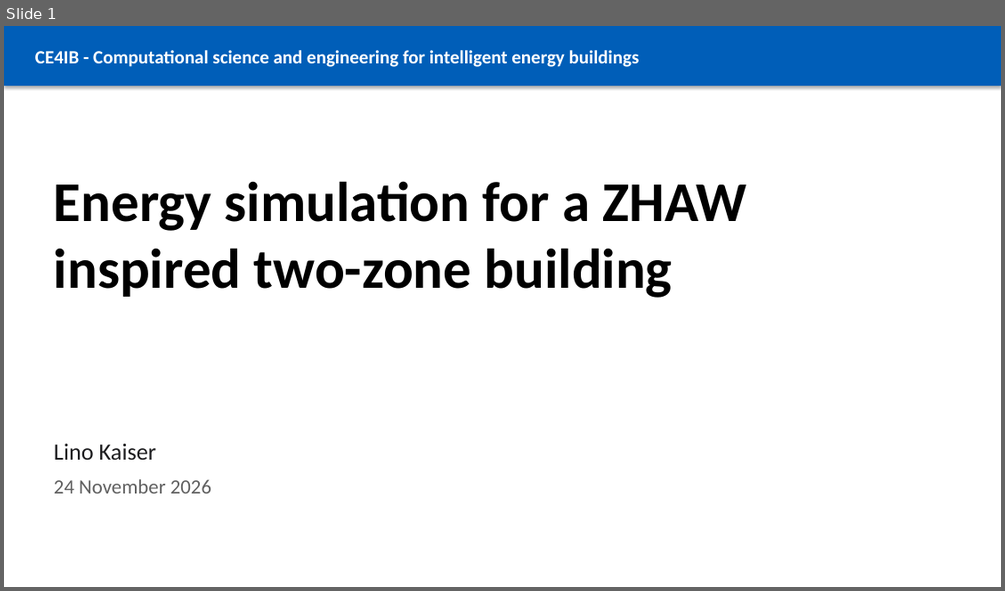
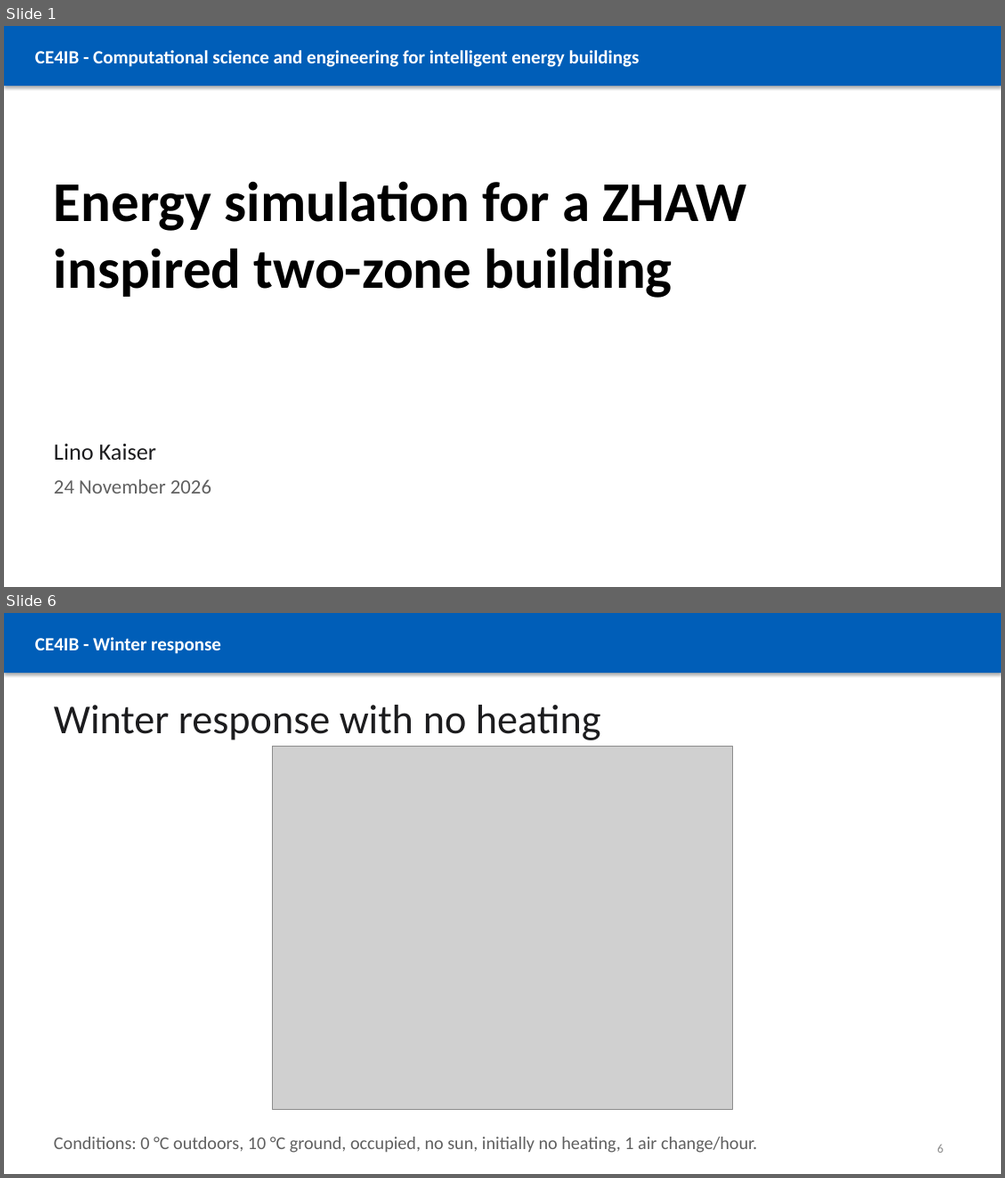
Before and after one commit to linokaiser/CE4IB, a slide deck: presentations/CE4IB_Building_Energy_Simulation.pptx. Shown one above the other, each under a label of ours: slide 1 before the commit, slides 1 and 6 after it; the slides between them are not shown. The pictures are 1005x591 and 1005x1178 pixels, drawn with LibreOffice and Linux fonts; fonts in the diff are those of the drawing; grey boxes stand for pictures. Boxes give left, top, right and bottom in pixels: in the first picture for what was removed or moved away, otherwise in the second. Text is boxed around its words. In the diff, an @@ line names an element or a change of style, - is before the commit and + after.

```diff
--- a/presentations/CE4IB_Building_Energy_Simulation.pptx
+++ b/presentations/CE4IB_Building_Energy_Simulation.pptx
@@ slide 6 added at (4, 613, 1001, 1174), background #FFFFFF @@
@@ rectangle added at (4, 613, 1001, 673), fill #005EB8 @@
@@ text added at (35, 637, 221, 654), 18 pt, text #FFFFFF, bold @@
+CE4IB - Winter response
@@ title added at (54, 705, 601, 740), 39.6 pt, text #1C1C1E @@
+Winter response with no heating
@@ picture added at (273, 747, 732, 1109) @@
@@ text added at (54, 1136, 757, 1152), 17.2 pt, text #606060 @@
+Conditions: 0 °C outdoors, 10 °C ground, occupied, no sun, initially no heating, 1 air change/hour.
@@ page number added at (937, 1144, 943, 1152), 12 pt, text #8B8B8B @@
+6
```
Also in this commit, not shown: 4 slides changed, 2 other slides added, 5 slides removed, 5 other files.
